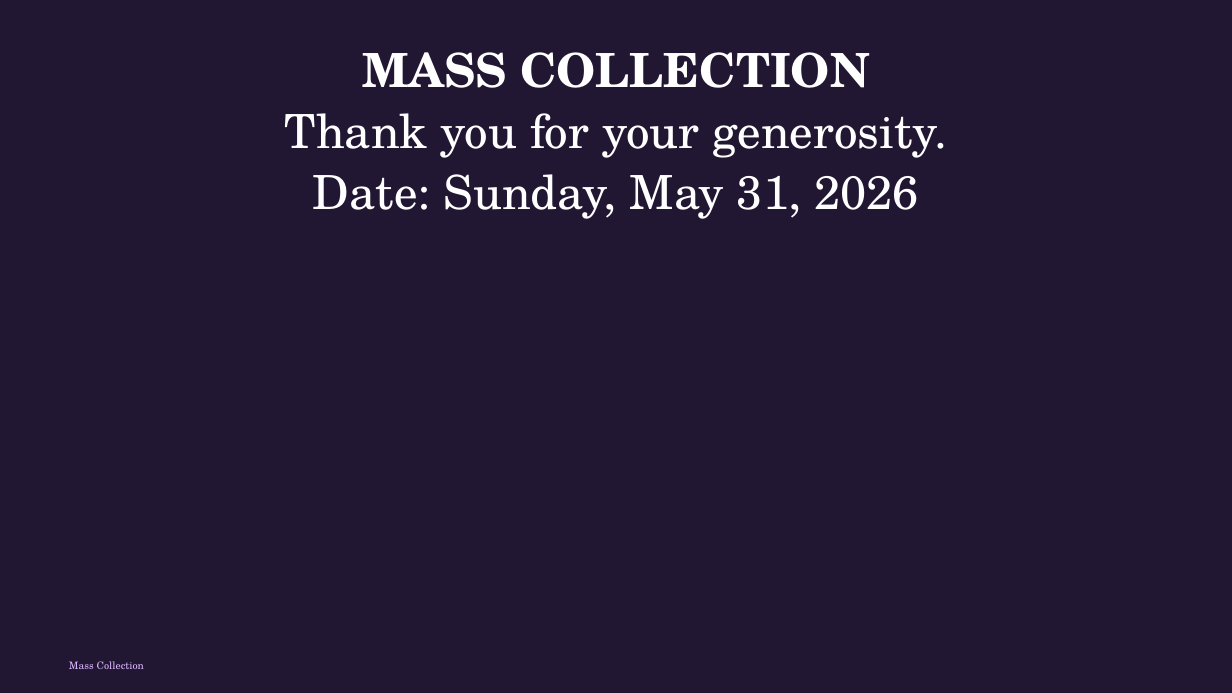
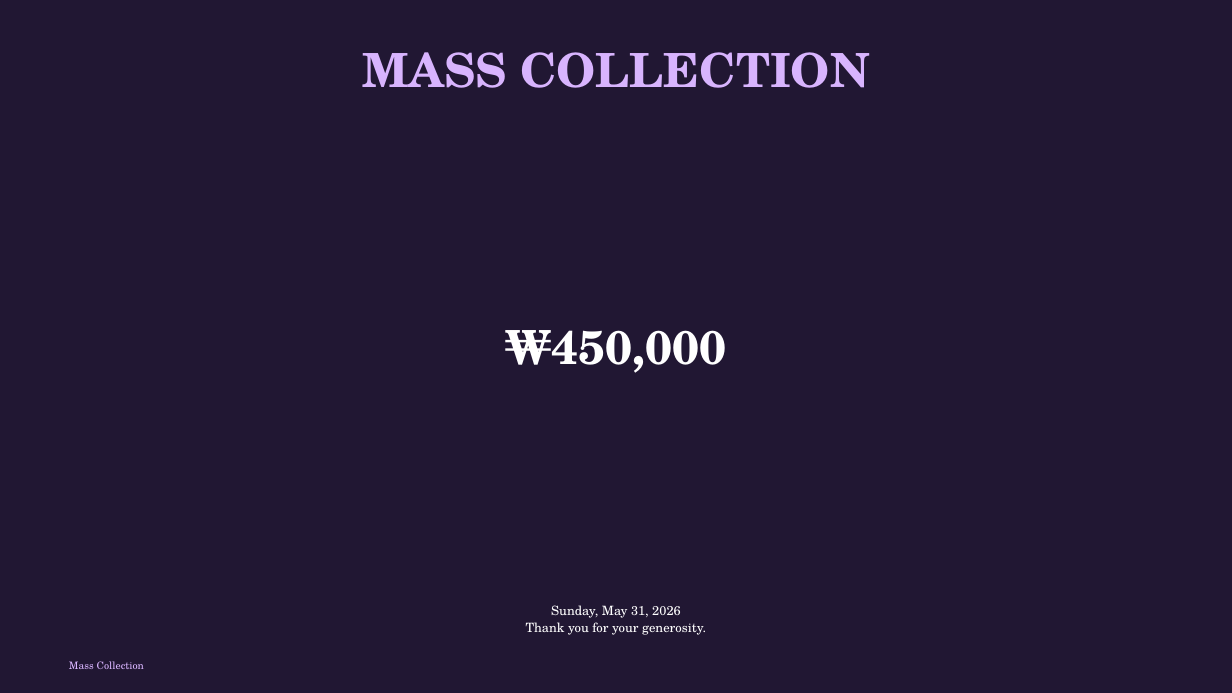
Before and after one commit to divinogabriel9/verbum, a slide deck: slide 59 of outputs/GFCC7Jun2026_TheSolemnityoftheMostHolyBodyandBloodofChrist.pptx (slide 65 before the commit). Drawn at 1232x693 pixels with LibreOffice and Linux fonts; fonts in the diff are those of the drawing. Boxes give left, top, right and bottom in pixels: in the first picture for what was removed or moved away, otherwise in the second. Text is boxed around its words. In the diff, an @@ line names an element or a change of style, - is before the commit and + after.

```diff
--- a/outputs/GFCC7Jun2026_TheSolemnityoftheMostHolyBodyandBloodofChrist.pptx
+++ b/outputs/GFCC7Jun2026_TheSolemnityoftheMostHolyBodyandBloodofChrist.pptx
@@ text removed at box(285, 52, 948, 219) @@
-MASS COLLECTION
-Thank you for your generosity.
-Date: Sunday, May 31, 2026
@@ text added at box(363, 52, 870, 88), 55 pt, text #D8B4FE, bold @@
+MASS COLLECTION
@@ text added at box(505, 330, 726, 373), 55 pt, text #FFFFFF, bold @@
+₩450,000
@@ text added at box(526, 605, 706, 635), 15 pt, text #FFFFFF @@
+Sunday, May 31, 2026
+Thank you for your generosity.
```
Also in this commit, not shown: 8 other slides changed, 6 slides removed, 18 other files.
